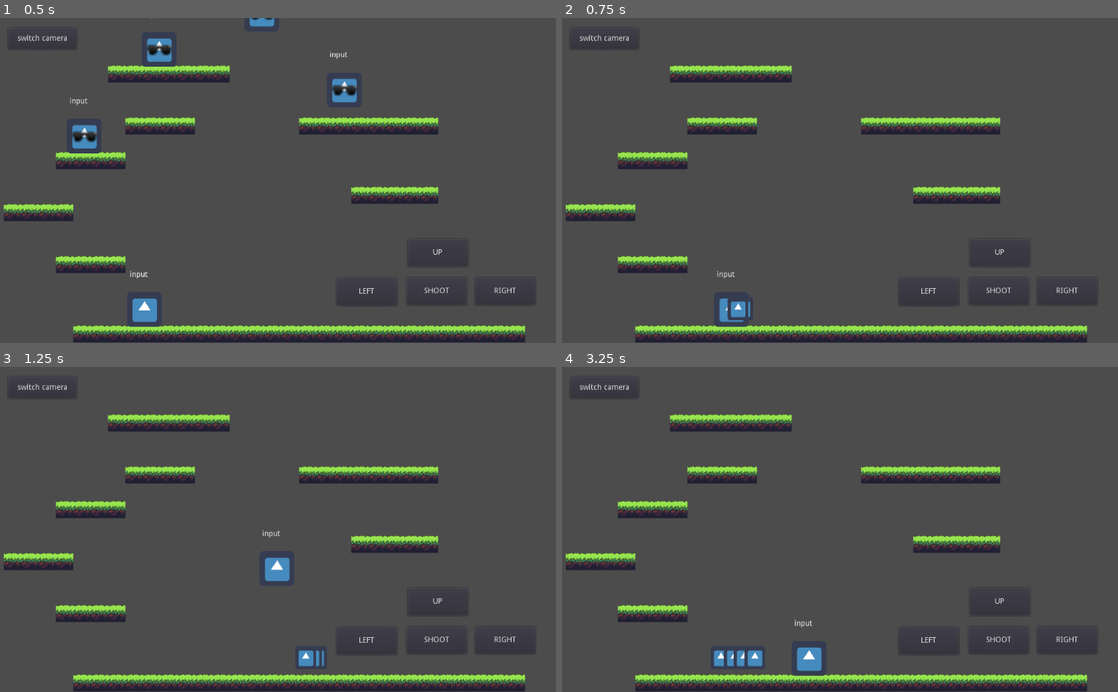
Above: before the commit, frames 1-4 (two rows, left to right).
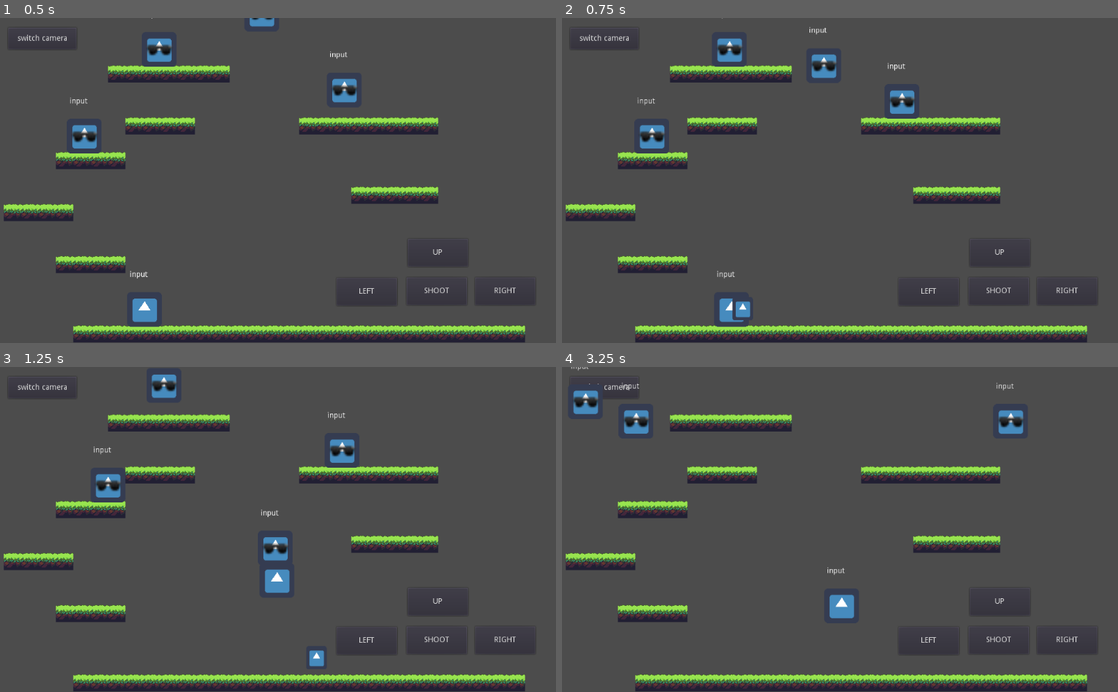
Above: after the commit, the same moments.

Repository: digitaltdesignlyngby/GodotPlatformer
Game: Godot game, scene res://scenes/Level1.tscn
The game is run twice, just before and just after one commit, with the same random seed, the same clock (stepped at 60 frames per second) and the same inputs. The engine's default icon, where the game draws it, is replaced by a stand-in: a white triangle on a blue panel in a dark square.
Inputs (mouse positions are in pixels of both pictures, inside the frame that each line leads up to):
- Up to frame 1 (0.5 s): no input
- Up to frame 2 (0.75 s): move the mouse to (962, 164) at 0.52 s; hold Right (ui_right) from 0.53 s (still down); tap Space (shoot) at 0.6 s; click (962, 164) at 0.67 s
- Up to frame 3 (1.25 s): keep holding Right (ui_right); tap Up (ui_up) at 0.77, 0.8, 1.07 s
- Up to frame 4 (3.25 s): release Right (ui_right) at 1.25 s; drag from (728, 545) to (884, 659) at 1.27 s; move the mouse to (895, 458) at 2.02 s; hold Left (ui_left) 2.03-2.75 s; tap Space (shoot) at 2.1 s; click (895, 458) at 2.17 s; tap Up (ui_up) at 2.3 s; drag from (812, 594) to (673, 480) at 2.77 s

Frame 1 is identical in both runs. In frame 2, 1.5% of the frame differs, in the area x 13-64%, y 0-93%; in frame 3, 1.9%; in frame 4, 2.1%, in the area x 1-84%, y 0-96%.

Commit message:
forenkling af scripts

Diff:
--- a/scripts/Enemy.gd
+++ b/scripts/Enemy.gd
@@ -3,9 +3,7 @@
 func _ready():
 	speed = 10
 
-func _input(event):
-	pass
-
+#overskriver get_input --- så alle inputs ikke længere virker
 func get_input(delta):
 	if rand_range(-1.0,40.0) < 0:						speed 		*=	-1
 	if rand_range(-1.0,80.0) < 0 && is_on_floor():		velocity.y 	-=	jump_speed
--- a/scripts/PlayerScript.gd
+++ b/scripts/PlayerScript.gd
@@ -4,101 +4,37 @@
 var jump_speed : int = 500
 var gravity : int = 600
 var velocity = Vector2()
-var acceleration = Vector2()
+
 
 var directionLeft = true #Dette er kun for kunne se hvilken retning vi skal skyde
 var bullet = preload("res://scenes/Bullet.tscn")
 
 func _ready():
+	pass
 
-	pass
+#Process the physics? ---
+func _physics_process(delta):
+	get_input(delta)
 
 #This is a fuction for player movement
 func get_input(delta):
-	#mouseInputs(delta)
-	keyInputs(delta)
 	guiInputs(delta)
 	updateAll(delta)
 	pass
 
-func _input(event):
-	if event is InputEventScreenTouch || event is InputEventScreenDrag:
-		var mx = event.position.x
-		var my = event.position.y
-		if mx > 800 && my > 250:
-			velocity.x += speed
-			directionLeft = false
-			return
-		if mx < 300 && my > 250:
-			velocity.x -= speed
-			directionLeft = true
-			return
-		if my < 250 && mx> 300 && is_on_floor():
-			velocity.y -=jump_speed
-			return
-		#i alle andre tilfælde skyd
-		if mx > 300 && mx < 800 && my > 250:
-			#var b = bullet.instance(PackedScene.GEN_EDIT_STATE_INSTANCE) ## MEGET VIGTIGT instance() HVIS EXPORT!!!
-			var b = bullet.instance()
-			b.position.x = position.x
-			b.position.y = position.y
-			if directionLeft : b.speed *= -1
-			get_parent().add_child(b)
-
-
-func mouseInputs(delta):
-	var mx = get_viewport().get_mouse_position()[0]
-	var my = get_viewport().get_mouse_position()[1]
-	$Label.text = "hej"
-	if Input.is_action_just_pressed("touch"):
-		if mx > 800 && my > 250:
-			velocity.x += speed
-			directionLeft = false
-			return
-		if mx < 300 && my > 250:
-			velocity.x -= speed
-			directionLeft = true
-			return
-		if my < 250 && mx> 300 && is_on_floor():
-			velocity.y -=jump_speed
-			return
-		#i alle andre tilfælde skyd
-		if mx > 300 && mx < 800 && my > 250:
-			#var b = bullet.instance(PackedScene.GEN_EDIT_STATE_INSTANCE) ## MEGET VIGTIGT instance() HVIS EXPORT!!!
-			var b = bullet.instance()
-			b.position.x = position.x
-			b.position.y = position.y
-			if directionLeft : b.speed *= -1
-			get_parent().add_child(b)
-
 func guiInputs(delta):
-	if Globals.up && is_on_floor():
+	#is_action_just_pressed... betyder kun en gang
+	if (Globals.up 		|| Input.is_action_just_pressed("ui_up"))	&& is_on_floor():
 		velocity.y -=jump_speed
-	if Globals.left && is_on_floor():
+	if Globals.left 	|| Input.is_action_pressed("ui_left")  		&& is_on_floor():
 		velocity.x -= speed
 		directionLeft = true
-	if Globals.right && is_on_floor():
+	if Globals.right 	|| Input.is_action_pressed("ui_right")		 && is_on_floor():
 		velocity.x += speed
 		directionLeft = false
-	if Globals.shoot:
+	if Globals.shoot 	|| Input.is_action_just_pressed("shoot"):
 		Globals.shoot = false
 		var b = bullet.instance() ## MEGET VIGTIGT instance() HVIS EXPORT!!!
-		b.position.x = position.x
-		b.position.y = position.y
-		if directionLeft : b.speed *= -1
-		get_parent().add_child(b)
-
-func keyInputs(delta):
-	if Input.is_action_pressed("ui_right") && is_on_floor():
-		velocity.x += speed
-		directionLeft = false
-	if Input.is_action_pressed("ui_left") && is_on_floor():
-		velocity.x -= speed
-		directionLeft = true
-	if Input.is_action_just_pressed("ui_up") && is_on_floor():
-		velocity.y -=jump_speed
-	if Input.is_action_just_pressed("shoot"):
-		var b = bullet.instance(PackedScene.GEN_EDIT_STATE_INSTANCE) ## MEGET VIGTIGT instance() HVIS EXPORT!!!
 		b.position.x = position.x
 		b.position.y = position.y
 		if directionLeft : b.speed *= -1
@@ -118,8 +54,3 @@
 		position.x = 200
 		#print("game over")
 	pass
-
-
-#Process the physics?
-func _physics_process(delta):
-	get_input(delta)
Not shown, changed: .mono/metadata/ide_messaging_meta.txt
